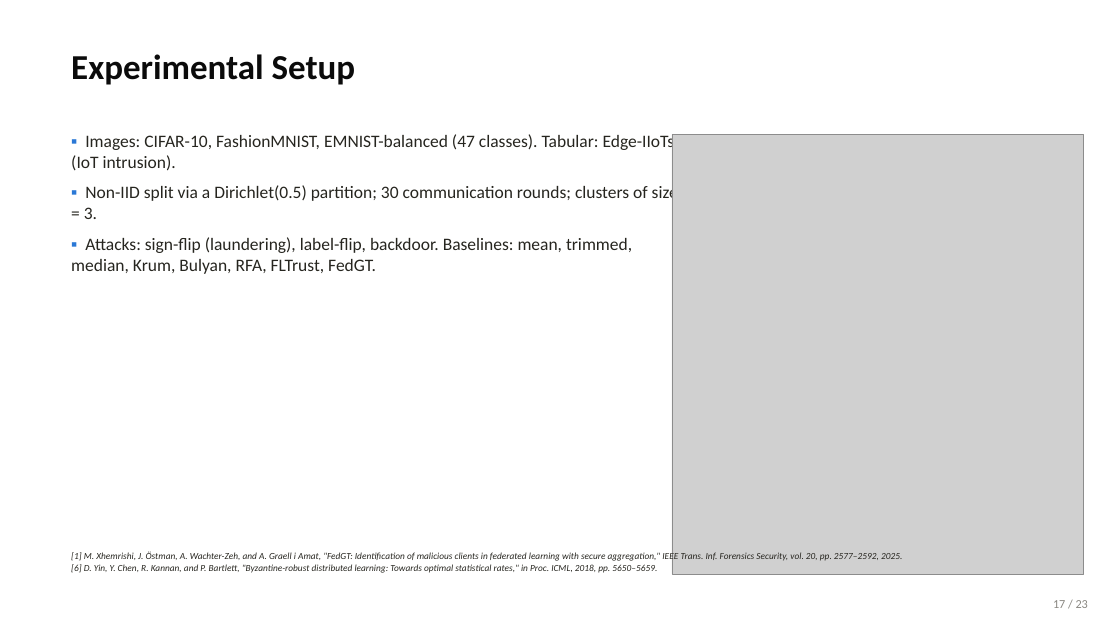
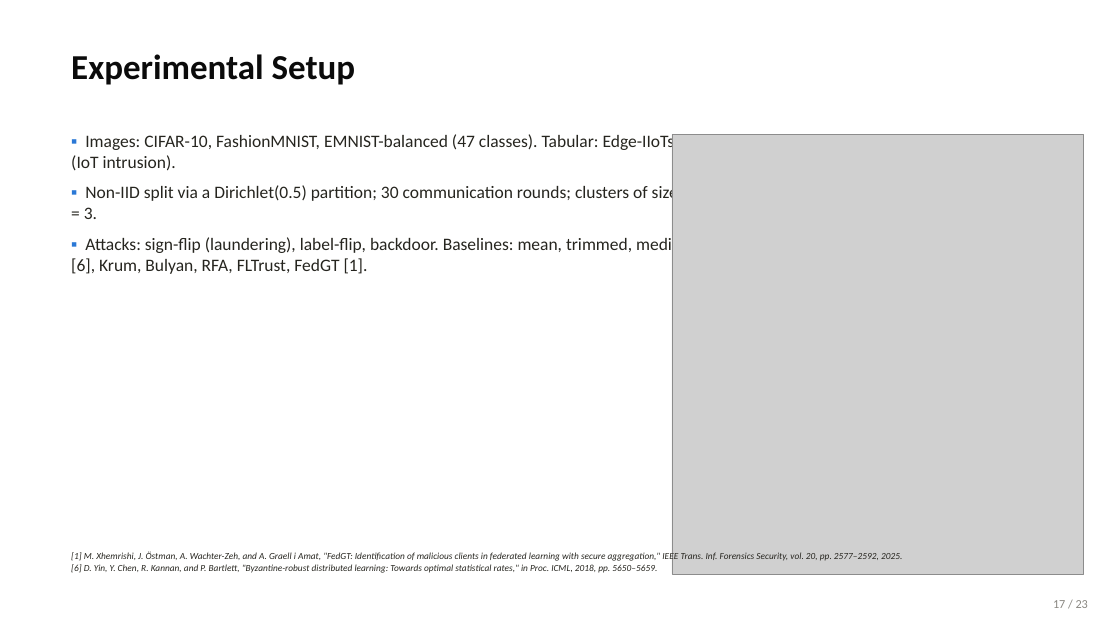
Before and after one commit to wshuv-o/cb-safe-draft, a slide deck: slide 18 of paper/cbsafe_deck.pptx. Drawn at 1120x630 pixels with LibreOffice and Linux fonts; fonts in the diff are those of the drawing; grey boxes stand for pictures. Boxes give left, top, right and bottom in pixels: in the first picture for what was removed or moved away, otherwise in the second. Text is boxed around its words. In the diff, an @@ line names an element or a change of style, - is before the commit and + after.

```diff
--- a/paper/cbsafe_deck.pptx
+++ b/paper/cbsafe_deck.pptx
@@ text at [71, 236, 689, 274]: text changed @@
-▪ Attacks: sign-flip (laundering), label-flip, backdoor. Baselines: mean, trimmed, median, Krum, Bulyan, RFA, FLTrust, FedGT.
+▪ Attacks: sign-flip (laundering), label-flip, backdoor. Baselines: mean, trimmed, median [6], Krum, Bulyan, RFA, FLTrust, FedGT [1].
```
Also in this commit, not shown: 21 other slides changed, 23 other files.
